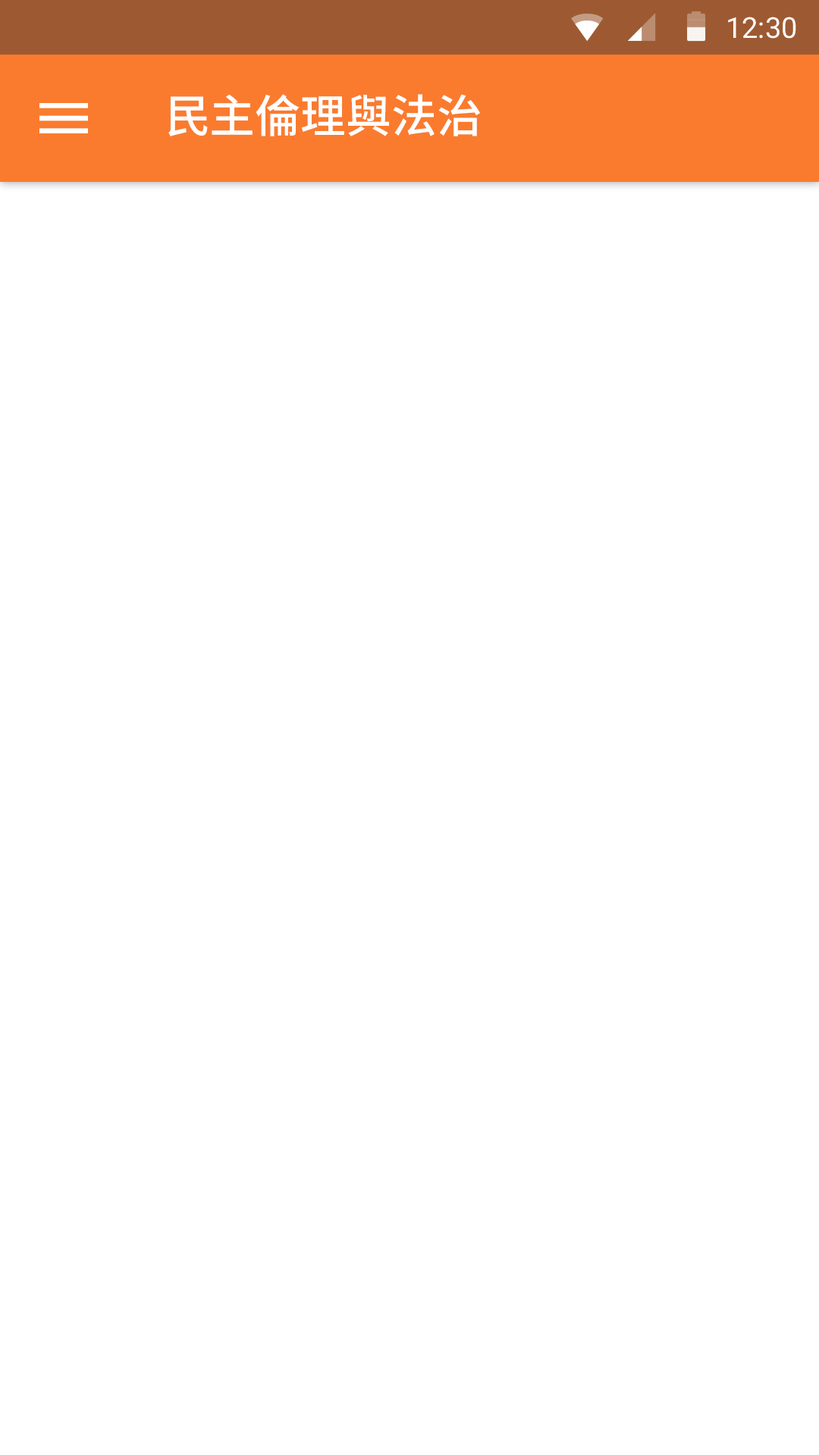
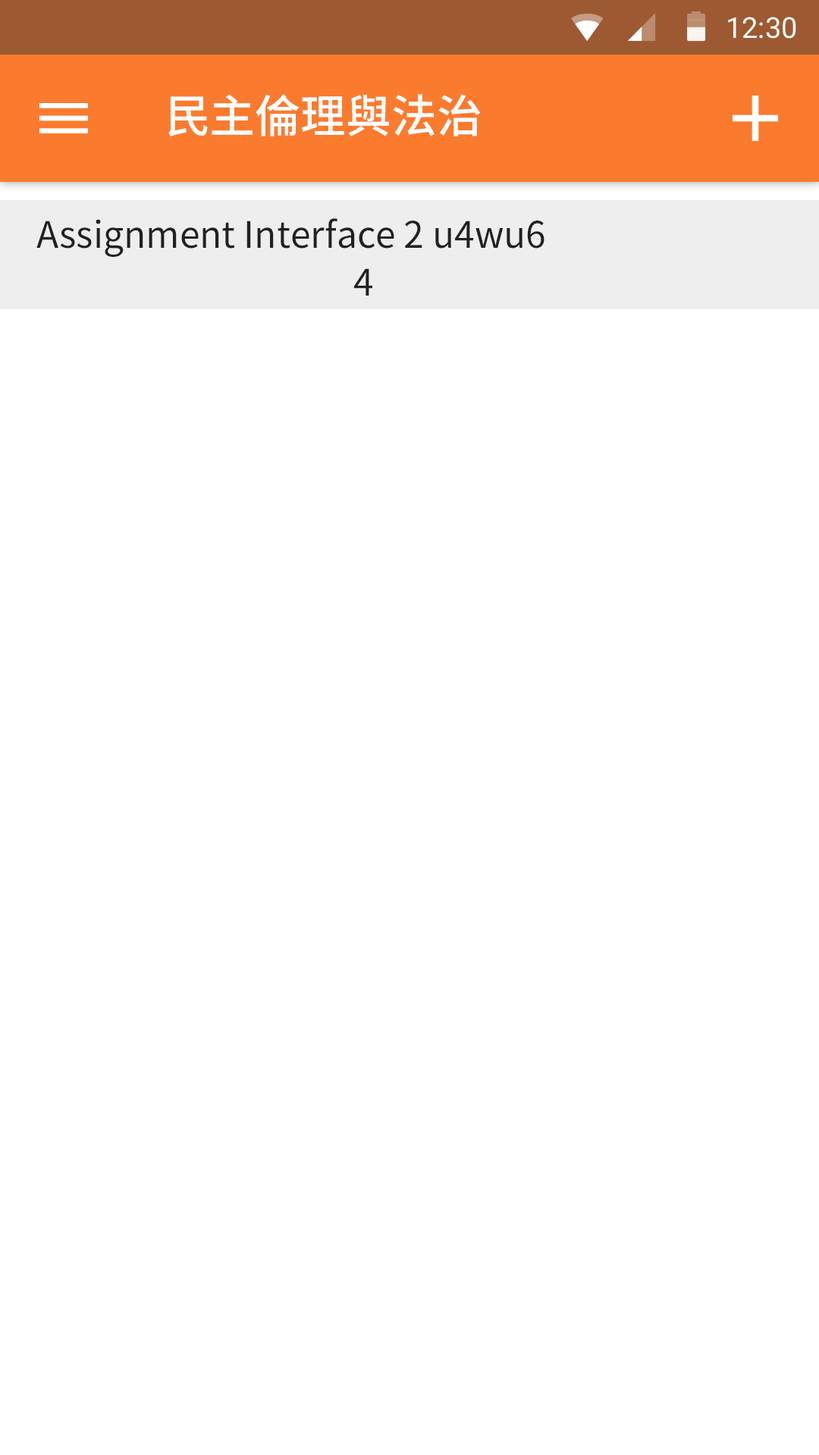
Two versions of the same layered image (819x1455). Layer-by-layer changes:
added layer "4" in group "工作區域 1" over [353,268,373,296]
added layer "Assignment Interface 2 u4wu6" in group "工作區域 1" over [36,218,545,257]
added layer "Block" in group "工作區域 1" over [0,200,819,310]
added layer "Add" in group "AppBar" over [732,95,778,141]
